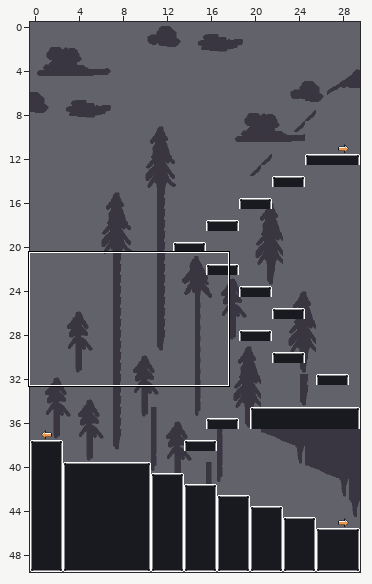
Level history. Tiled map: assets/forest.tmx. Above, an overview of the earlier version with the close-up marked.
Close-up. Earlier state:
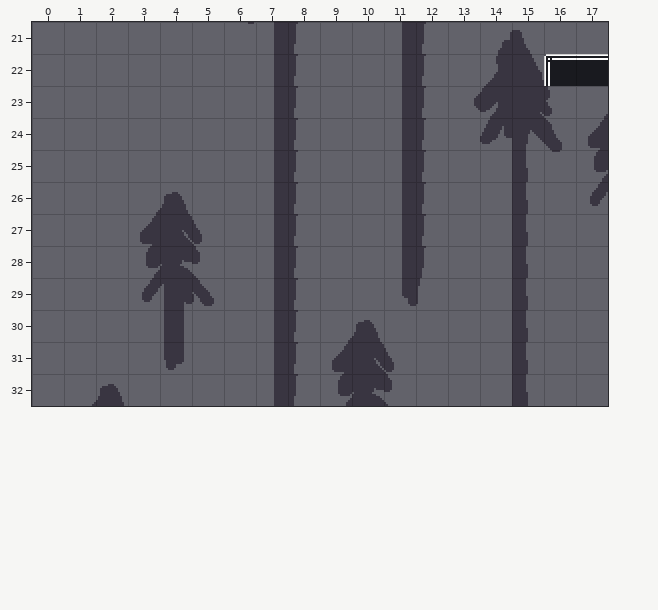
Cells are 16x16 px. Shown: x 0..17, y 21..32. The commit also changed other parts of the map, which this record leaves out.
Once edited:
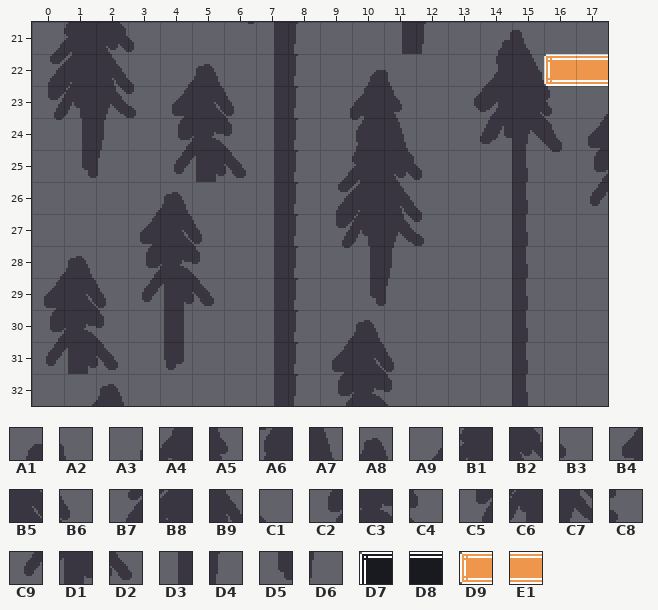
Key: from "background": A1 12, A2 13, A3 43, A4 44, A5 45, A6 76, A7 77, A8 80, A9 107, B1 108, B2 109, B3 110, B4 111, B5 112, B6 113, B7 139, B8 140, B9 141, C1 142, C2 143, C3 144, C4 145, C5 171, C6 172, C7 173, C8 174, C9 175, D1 176, D2 177, D3 204, D4 205, D5 236, D6 237; from "spritesheet": D7 192, D8 193, D9 266, E1 267.
__ is an empty cell, .. an unchanged one.
Edits made:
--- layer "Tile Layer 1"
@@ x 0..17 @@
-21 __ __ __ __ .. .. .. .. .. .. .. .. .. .. .. .. .. ..
-22 __ __ __ __ .. __ .. .. .. .. __ D3 D4 .. .. .. D7 D8
-23 __ __ __ __ __ __ __ .. .. __ __ D3 D4 .. .. .. .. ..
-24 .. __ __ .. __ __ __ .. .. .. __ D3 D4 .. .. .. .. ..
-25 .. __ __ .. __ __ __ .. .. __ __ D3 D4 .. .. .. .. ..
-26 .. .. .. .. .. .. .. .. .. __ __ D3 D4 .. .. .. .. ..
-27 .. .. .. .. .. .. .. .. .. __ __ D3 D4 .. .. .. .. ..
-28 .. __ .. .. .. .. .. .. .. .. __ D3 D4 .. .. .. .. ..
-29 __ __ __ .. .. .. .. .. .. .. __ D5 D6 .. .. .. .. ..
-30 __ __ __ .. .. .. .. .. .. .. .. .. .. .. .. .. .. ..
-31 __ __ __ .. .. .. .. .. .. .. .. .. .. .. .. .. .. ..
+21 A9 B1 B2 B3 .. .. .. .. .. .. .. .. .. .. .. .. .. ..
+22 B7 B8 B9 C1 .. A8 .. .. .. .. A1 A2 __ .. .. .. D9 E1
+23 C5 C6 C7 C8 B4 B5 B6 .. .. A3 A4 A5 __ .. .. .. .. ..
+24 .. D3 D4 .. C2 C3 C4 .. .. .. A6 A7 __ .. .. .. .. ..
+25 .. D5 D6 .. C9 D1 D2 .. .. A9 B1 B2 B3 .. .. .. .. ..
+26 .. .. .. .. .. .. .. .. .. B7 B8 B9 C1 .. .. .. .. ..
+27 .. .. .. .. .. .. .. .. .. C5 C6 C7 C8 .. .. .. .. ..
+28 .. A8 .. .. .. .. .. .. .. .. D3 D4 __ .. .. .. .. ..
+29 B4 B5 B6 .. .. .. .. .. .. .. D5 D6 __ .. .. .. .. ..
+30 C2 C3 C4 .. .. .. .. .. .. .. .. .. .. .. .. .. .. ..
+31 C9 D1 D2 .. .. .. .. .. .. .. .. .. .. .. .. .. .. ..
